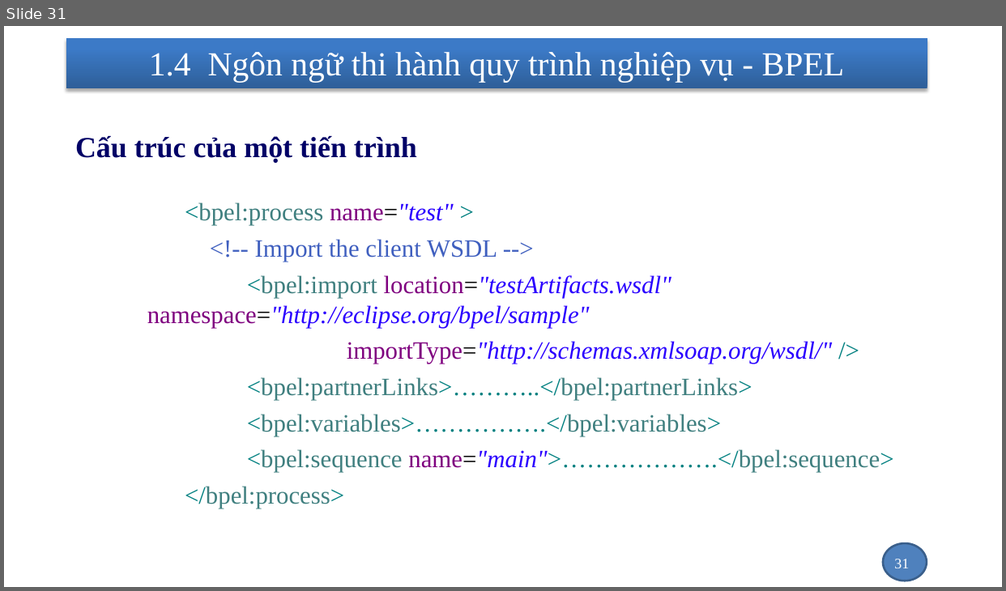
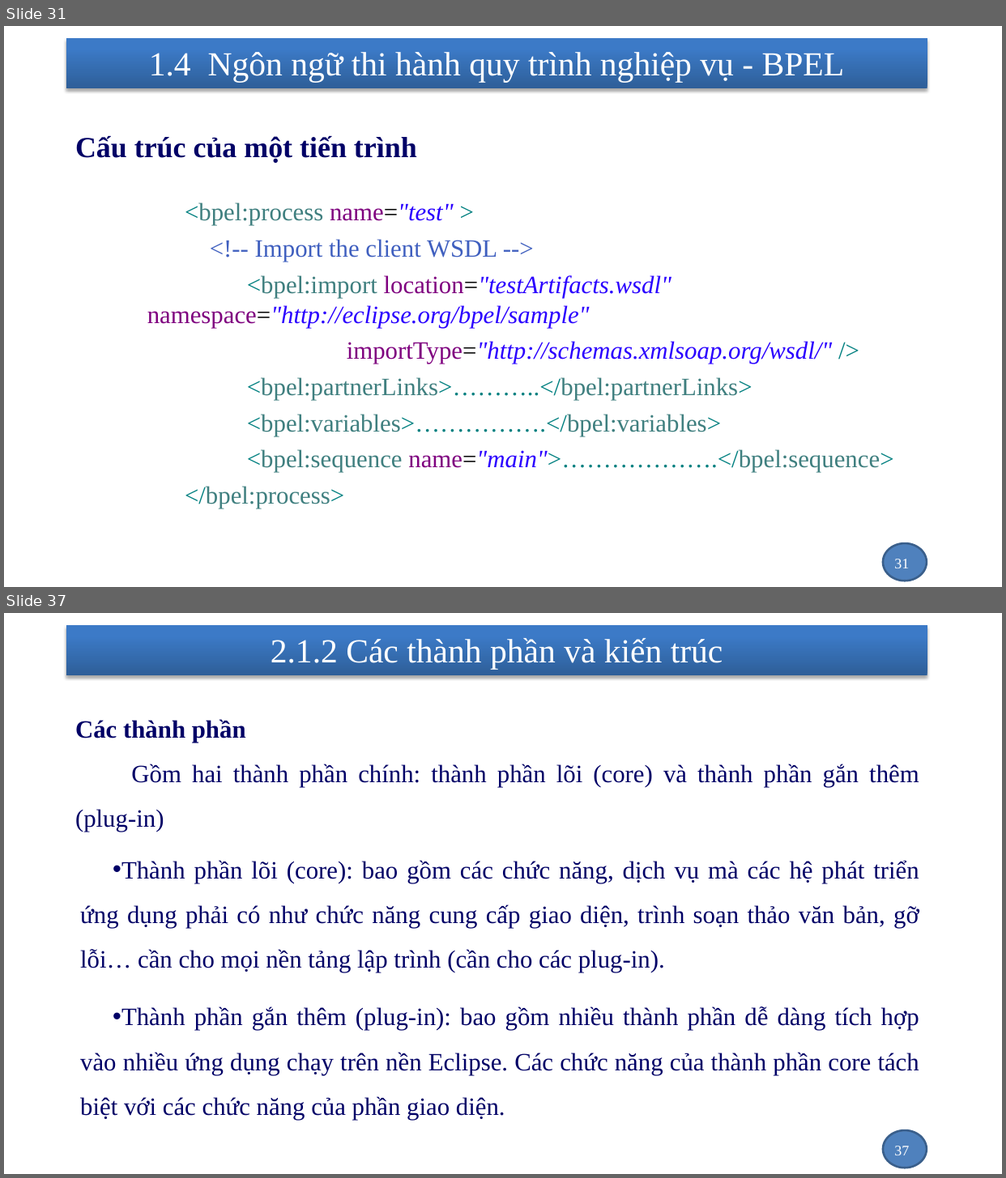
Before and after one commit to nhanhnt/LUANVAN, a slide deck: WORD/luanvan_nhanhnt_ver1.pptx. Shown one above the other, each under a label of ours: slide 31 before the commit, slides 31 and 37 after it; the slides between them are not shown. The pictures are 1006x591 and 1006x1178 pixels, drawn with LibreOffice and Linux fonts; fonts in the diff are those of the drawing; background and template pictures are left out. Boxes give left, top, right and bottom in pixels: in the first picture for what was removed or moved away, otherwise in the second. Text is boxed around its words. In the diff, an @@ line names an element or a change of style, - is before the commit and + after.

```diff
--- a/WORD/luanvan_nhanhnt_ver1.pptx
+++ b/WORD/luanvan_nhanhnt_ver1.pptx
@@ slide 37 added at [4,613,1002,1174], background picture (left out); not listed: 2 template elements that a slide beside it also shows @@
@@ title added at [270,638,723,670], 32.4 pt, text #FFFFFF @@
+2.1.2 Các thành phần và kiến trúc
@@ text added at [75,719,919,1120], 24 pt, text #000066 @@
+    Các thành phần
+    Gồm hai thành phần chính: thành phần lõi (core) và thành phần gắn thêm (plug-in)
+    • Thành phần lõi (core): bao gồm các chức năng, dịch vụ mà các hệ phát triển ứng dụng phải có như chức năng cung cấp giao diện, trình soạn thảo văn bản, gỡ lỗi… cần cho mọi nền tảng lập trình (cần cho các plug-in).
+    • Thành phần gắn thêm (plug-in): bao gồm nhiều thành phần dễ dàng tích hợp vào nhiều ứng dụng chạy trên nền Eclipse. Các chức năng của thành phần core tách biệt với các chức năng của phần giao diện.
@@ page number added at [894,1146,909,1156], 14 pt, text #FFFFFF @@
+37
```
Also in this commit, not shown: 1 slide changed, 11 other slides added, 1 slide removed, 1 other file.
